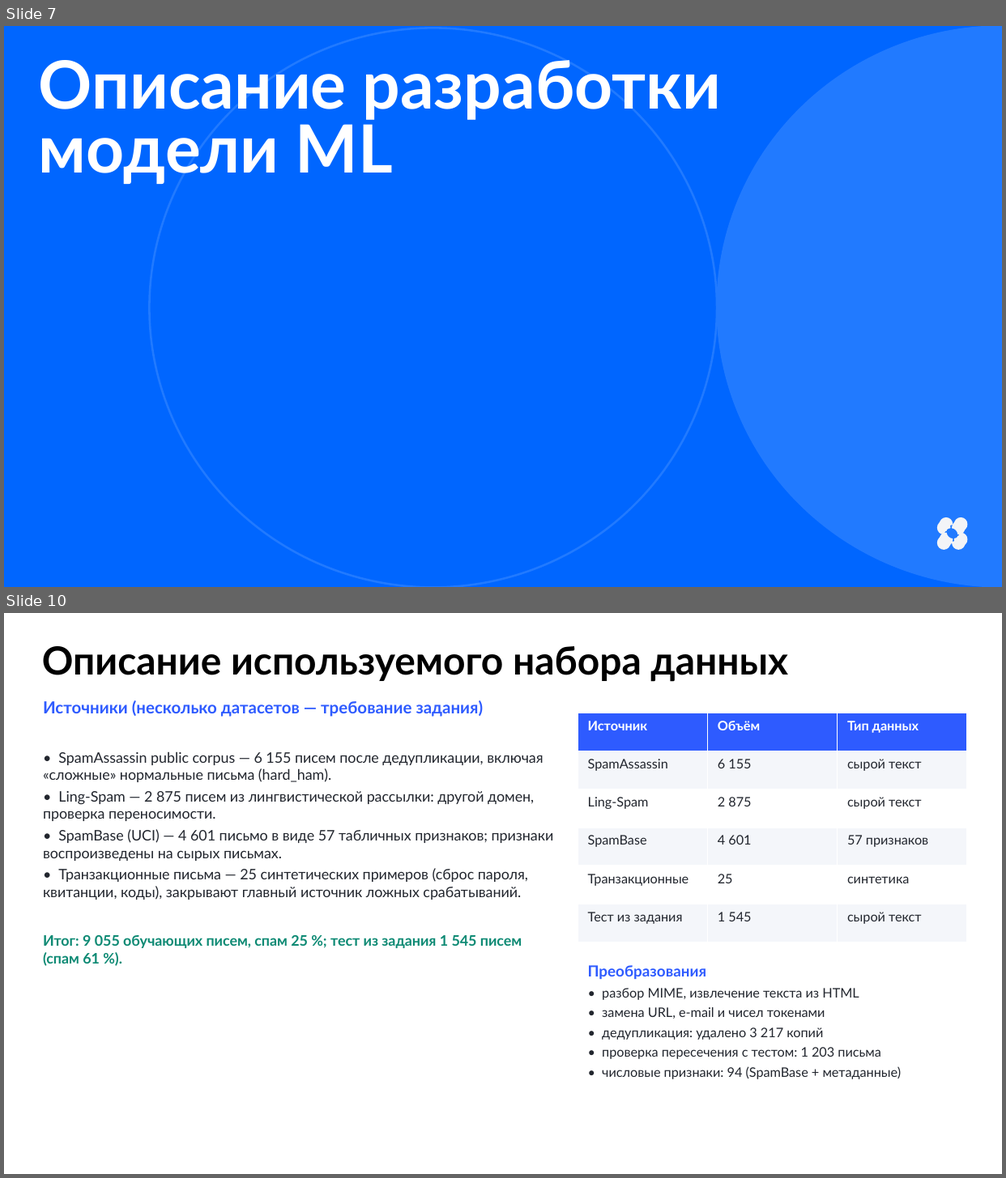
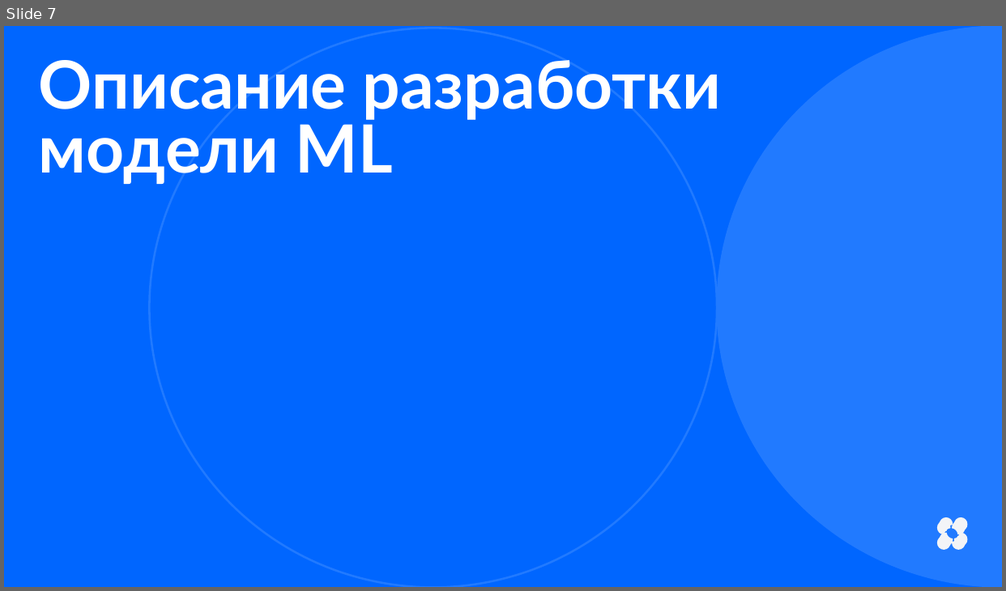
Before and after one commit to Andrey123654/antispam-ml, a slide deck: reports/MKB251-RazhnovAP_Итоговое_задание.pptx. Shown one above the other, each under a label of ours: slides 7 and 10 before the commit, slide 7 after it; the slides between them are not shown. The pictures are 1006x1178 and 1006x591 pixels, drawn with LibreOffice and Linux fonts; fonts in the diff are those of the drawing. Boxes give left, top, right and bottom in pixels: in the first picture for what was removed or moved away, otherwise in the second. Text is boxed around its words. In the diff, an @@ line names an element or a change of style, - is before the commit and + after.

```diff
--- a/reports/MKB251-RazhnovAP_Итоговое_задание.pptx
+++ b/reports/MKB251-RazhnovAP_Итоговое_задание.pptx
@@ slide 10 removed at box(4, 613, 1002, 1174), background #FFFFFF @@
@@ text removed at box(42, 646, 788, 682) @@
-Описание используемого набора данных
@@ text removed at box(43, 700, 554, 966) @@
-Источники (несколько датасетов — требование задания)
-• SpamAssassin public corpus — 6 155 писем после дедупликации, включая «сложные» нормальные письма (hard_ham).
-• Ling-Spam — 2 875 писем из лингвистической рассылки: другой домен, проверка переносимости.
-• SpamBase (UCI) — 4 601 письмо в виде 57 табличных признаков; признаки воспроизведены на сырых письмах.
-• Транзакционные письма — 25 синтетических примеров (сброс пароля, квитанции, коды), закрывают главный источник ложных срабатываний.
-Итог: 9 055 обучающих писем, спам 25 %; тест из задания 1 545 писем (спам 61 %).
@@ table removed at box(577, 713, 967, 943), 6 rows, 3 columns @@
-Источник | Объём | Тип данных
-SpamAssassin | 6 155 | сырой текст
-Ling-Spam | 2 875 | сырой текст
-SpamBase | 4 601 | 57 признаков
-Транзакционные | 25 | синтетика
-Тест из задания | 1 545 | сырой текст
@@ text removed at box(588, 965, 901, 1080) @@
-Преобразования
-• разбор MIME, извлечение текста из HTML
-• замена URL, e-mail и чисел токенами
-• дедупликация: удалено 3 217 копий
-• проверка пересечения с тестом: 1 203 письма
-• числовые признаки: 94 (SpamBase + метаданные)
```
Also in this commit, not shown: 4 slides changed, 12 slides added, 11 other slides removed, 1 other file.
